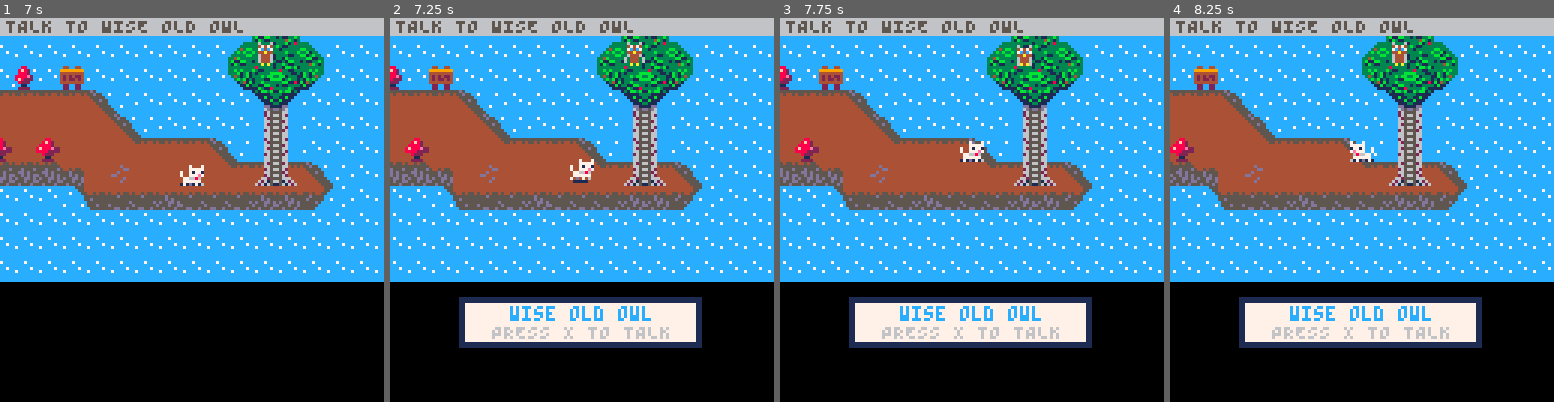
Above: before the commit, frames 1-4 (left to right).
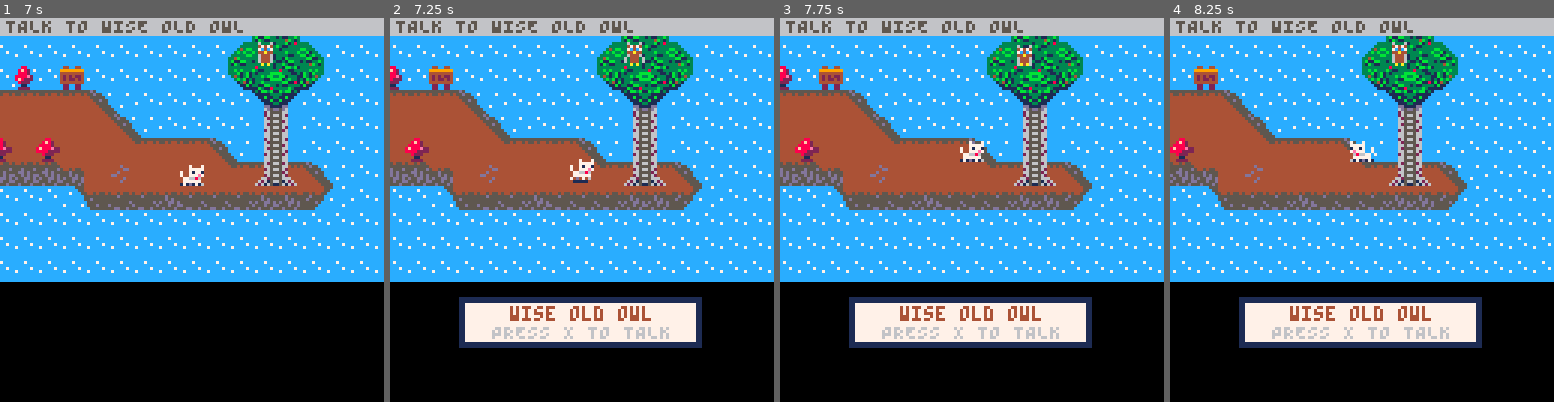
Above: after the commit, the same moments.

Repository: Mackeriah/FurlockBones-game
Game: PICO-8 cartridge furlock bones.p8
Same seed, same stepped clock (60 frames per second), same inputs: the game is played once before the commit and once after it.
Inputs:
- Up to frame 1 (7 s): tap X (X key) at 0.33, 1.07, 1.85, 2.97, 4.08, 5.2, 6.32 s; tap O (Z key) at 0.7, 1.7, 2.1, 2.5, 2.9, 3.3, 3.7, 4.1, 4.5, 4.9, 5.3, 5.7, 6.1, 6.5, 6.9 s; hold Right 1.6-2.1 s; hold Up 2.15-2.42 s; hold Right 2.47-3.03 s; hold Left 3.08-3.58 s; hold Down 3.63-3.97 s; hold Right 4.02-4.68 s; hold Up 4.73-5.03 s; hold Left 5.08-5.68 s; hold Down 5.73-6.03 s; hold Right 6.08-6.58 s; hold Right from 6.63 s (still down)
- Up to frame 2 (7.25 s): release Right at 7.13 s; hold Up from 7.18 s (still down)
- Up to frame 3 (7.75 s): tap O (Z key) at 7.3, 7.7 s; tap X (X key) at 7.43 s; release Up at 7.45 s; hold Right from 7.5 s (still down)
- Up to frame 4 (8.25 s): release Right at 8.07 s; tap O (Z key) at 8.1 s; hold Left from 8.12 s (still down)

Frame 1 is identical in both runs. In frame 2, 0.6% of the frame differs, in the area x 31-68%, y 75-79%; in frame 3, 0.6%; in frame 4, 0.6%.

Commit message:
dynamic character text colour

Diff:
--- a/furlock bones.p8
+++ b/furlock bones.p8
@@ -204,7 +204,7 @@
 			elseif conversation_state == "owllibrary1" then
 				new_conversation({"i'll go downstairs into","my library to look","please wait here"})
 				if (btnp(❎)) then
-					conversation_state = "none"
+					waitingForOwl = true
 					showDoor = true
 					owlOnStairsFlag = true
 				end
@@ -308,11 +308,11 @@
 			elseif conversation_state == "sign" then
 				print(txt, tx, ty, 6)
 			else
-				print(txt, tx, ty, 12)
+				print(txt, tx, ty, conversation.colour)
 				print("PRESS X TO CONTINUE", camera_x+64-38, ty+8, 6) -- -64-38 is to centre
 			end
 		else
-			print(txt, tx, ty, 12)
+			print(txt, tx, ty, conversation.colour)
 		end
 	end
 end
@@ -830,6 +830,7 @@
 			if conversation_state == "none" then
 				conversation_state = "ready"
 				conversation.character = "woofton"
+				conversation.colour = 9
 				woofton.wait = true
 				woofton.waitTime = time()
 			end
@@ -858,21 +859,29 @@
 	owlOnStairsFlag = false
 	owlInLibrary = false
 	itemsBroken = 0 -- used when owl is shaking screen brekaing stuff in library
+	waitingForOwl = false
 end
 
 function owl_collision(playerx,playery,charx,chary)
-	if charx +10 > playerx and charx < playerx +18 and chary +56 > playery and chary < playery +10 then
-  		if conversation_state == "none" then
-			conversation_state = "ready"
-			conversation.character = "wise old owl"
+	if waitingForOwl != true then
+		if charx +10 > playerx and charx < playerx +18 and chary +56 > playery and chary < playery +10 then
+			if conversation_state == "none" then
+				conversation_state = "ready"
+				conversation.character = "wise old owl"
+				conversation.colour = 4
+			end
+		else
+			if conversation.character == "wise old owl" then -- if player walks away instead of starting conversation
+				conversation_state = "none"
+				conversation.character = "nobody"
+				conversation.active = false
+			end
 		end
 	else
-		if conversation.character == "wise old owl" then -- if player walks away instead of starting conversation
-			conversation_state = "none"
-			conversation.character = "nobody"
-			conversation.active = false
-		end
- 	end
+		conversation_state = "waiting"
+		conversation.character = "nobody"
+		conversation.active = false
+	end
 end
 
 function animate_owl()
@@ -920,7 +929,7 @@
 
 function owlLookingForBook()
 	if itemsBroken == 1 then
-		print("whoops!", owl.x+15, owl.y+30, 0)
+		print("whoops!", owl.x+15, owl.y+60, 4)
 		if leafCount < 5 then
 			for i=1, 5 do
 				make_leaf(owl.x+5+rnd(30)-15,owl.y+rnd(10))
@@ -928,8 +937,8 @@
 		end
 	end
 	if itemsBroken == 2 then
-		print("probably didn't", owl.x-60, owl.y+20, 0)
-		print("need that anyway", owl.x-60, owl.y+26, 0)
+		print("probably didn't", owl.x-60, owl.y+60, 4)
+		print("need that anyway", owl.x-60, owl.y+66, 4)
 		if leafCount < 10 then
 			for i=1, 5 do
 				make_leaf(owl.x+5+rnd(30)-15,owl.y+rnd(10))
@@ -937,9 +946,9 @@
 		end
 	end
 	if itemsBroken == 3 then
-		print("aha!", owl.x-35, owl.y+17, 0)
-		print("i wondered", owl.x-50, owl.y+23, 0)
-		print("where that was!", owl.x-58, owl.y+29, 0)
+		print("aha!", owl.x-35, owl.y+60, 4)
+		print("i wondered", owl.x-50, owl.y+66, 4)
+		print("where that was!", owl.x-58, owl.y+72, 4)
 		if leafCount < 15 then
 			for i=1, 5 do
 				make_leaf(owl.x+5+rnd(30)-15,owl.y+rnd(10))
@@ -947,9 +956,9 @@
 		end
 	end
 	if itemsBroken == 4 then
-		print("ah...", owl.x+25, owl.y+10, 0)
-		print("not...", owl.x+25, owl.y+16, 0)
-		print("good...", owl.x+25, owl.y+22, 0)
+		print("ah...", owl.x+25, owl.y+60, 4)
+		print("not...", owl.x+25, owl.y+66, 4)
+		print("good...", owl.x+25, owl.y+72, 4)
 		if leafCount < 20 then
 			for i=1, 5 do
 				make_leaf(owl.x+5+rnd(30)-15,owl.y+rnd(10)-5)
@@ -957,9 +966,9 @@
 		end
 	end
 	if itemsBroken == 5 then
-		print("oops", owl.x-50, owl.y+6, 0)
-		print("sorry", owl.x-40, owl.y+12, 0)
-		print("mother!", owl.x-30, owl.y+18, 0)
+		print("oops", owl.x-50, owl.y+60, 4)
+		print("sorry", owl.x-40, owl.y+66, 4)
+		print("mother!", owl.x-30, owl.y+72, 4)
 		if leafCount < 40 then
 			for i=1, 5 do
 				make_leaf(owl.x+5+rnd(30)-15,owl.y+rnd(10)-5)
@@ -967,7 +976,7 @@
 		end
 	end
 	if itemsBroken == 6 then
-		print("aha! here it is*", owl.x-20, owl.y+50, 0)
+		print("aha! here it is", owl.x-20, owl.y+60, 4)
 	end
 end
 
@@ -981,7 +990,7 @@
 			elseif itemsBroken == 4 then
 				shakeAmount += 50
 			end
-			owlWait = time() + 5
+			owlWait = time() + 3
 			itemsBroken += 1
 		elseif itemsBroken == 5 then
 		end
@@ -1012,11 +1021,13 @@
 		if conversation_state == "none" then
 			conversation_state = "ready"
 			conversation.character = "sign1"
+			conversation.colour = 0
 		end
 	elseif sign2.x +10 > player.x and sign2.x < player.x +10 and sign2.y +10 > player.y and sign2.y < player.y +10 then
 		if conversation_state == "none" then
 			conversation_state = "ready"
 			conversation.character = "sign2"
+			conversation.colour = 0
 		end
 	else
 		if conversation.character == 'sign1' or conversation.character == 'sign2' then
